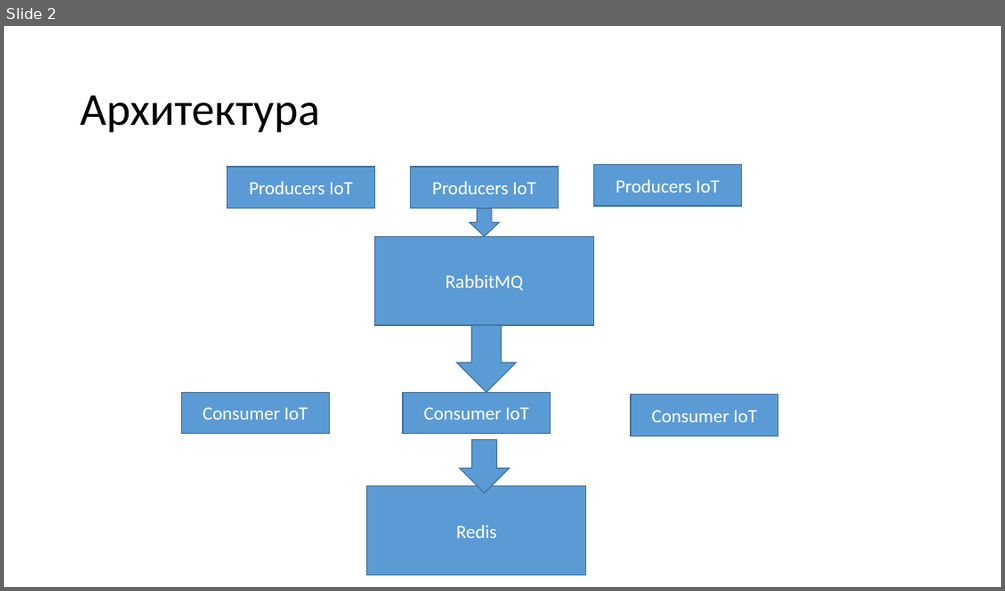
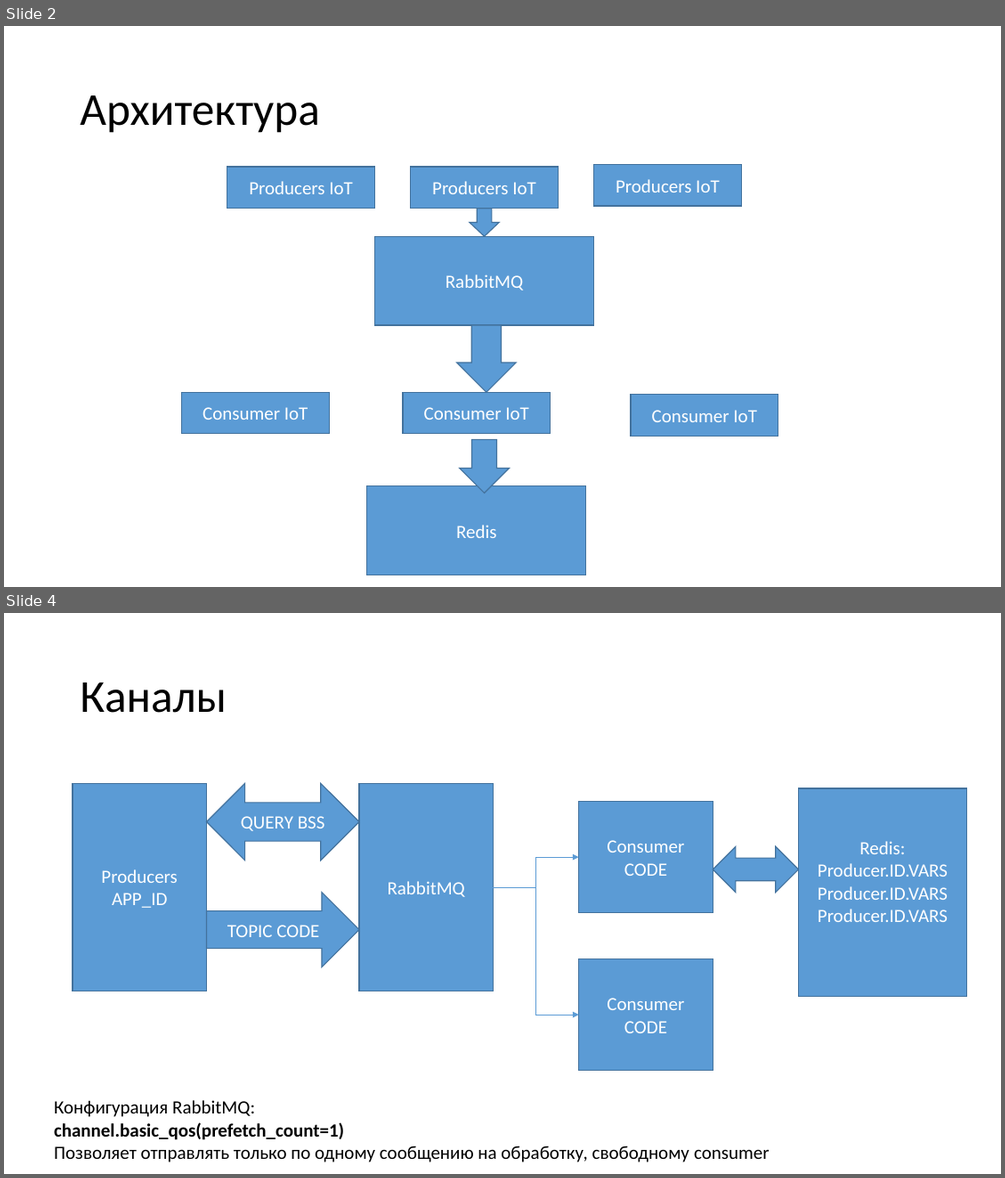
Before and after one commit to urands/negbss, a slide deck: Bell.pptx. Shown one above the other, each under a label of ours: slide 2 before the commit, slides 2 and 4 after it; the slides between them are not shown. The pictures are 1005x591 and 1005x1178 pixels, drawn with LibreOffice and Linux fonts; fonts in the diff are those of the drawing. Boxes give left, top, right and bottom in pixels: in the first picture for what was removed or moved away, otherwise in the second. Text is boxed around its words. In the diff, an @@ line names an element or a change of style, - is before the commit and + after.

```diff
--- a/Bell.pptx
+++ b/Bell.pptx
@@ slide 4 added at (4,613,1001,1174), background #FFFFFF @@
@@ title added at (80,682,226,713), 44 pt, text #000000 @@
+Каналы
@@ rectangle added at (73,784,207,991), fill #5B9BD5, outline #43739E 1 pt, 18 pt, text #FFFFFF @@
+Producers
+APP_ID
@@ left right arrow added at (207,784,359,860), fill #5B9BD5, outline #43739E 1 pt, 18 pt, text #FFFFFF @@
+QUERY BSS
@@ rectangle added at (359,784,493,991), fill #5B9BD5, outline #43739E 1 pt, 18 pt, text #FFFFFF @@
+RabbitMQ
@@ rectangle added at (798,788,966,997), fill #5B9BD5, outline #43739E 1 pt, 18 pt, text #FFFFFF @@
+Redis:
+Producer.ID.VARS
+Producer.ID.VARS
+Producer.ID.VARS
@@ rectangle added at (579,802,713,913), fill #5B9BD5, outline #43739E 1 pt, 18 pt, text #FFFFFF @@
+Consumer
+CODE
@@ left right arrow added at (713,846,799,892), fill #5B9BD5, outline #43739E 1 pt @@
@@ elbow arrow added from (493, 887) to (579, 857), #5B9BD5 0.5 pt @@
@@ right arrow added at (207,892,359,966), fill #5B9BD5, outline #43739E 1 pt, 18 pt, text #FFFFFF @@
+TOPIC CODE
@@ elbow arrow added from (493, 887) to (579, 1014), #5B9BD5 0.5 pt @@
@@ rectangle added at (579,958,713,1070), fill #5B9BD5, outline #43739E 1 pt, 18 pt, text #FFFFFF @@
+Consumer
+CODE
@@ text added at (54,1100,769,1162), 18 pt, text #000000 @@
+Конфигурация RabbitMQ:
+channel.basic_qos(prefetch_count=1)
+Позволяет отправлять только по одному сообщению на обработку, свободному consumer
```
Also in this commit, not shown: 1 slide changed, 3 other files.
